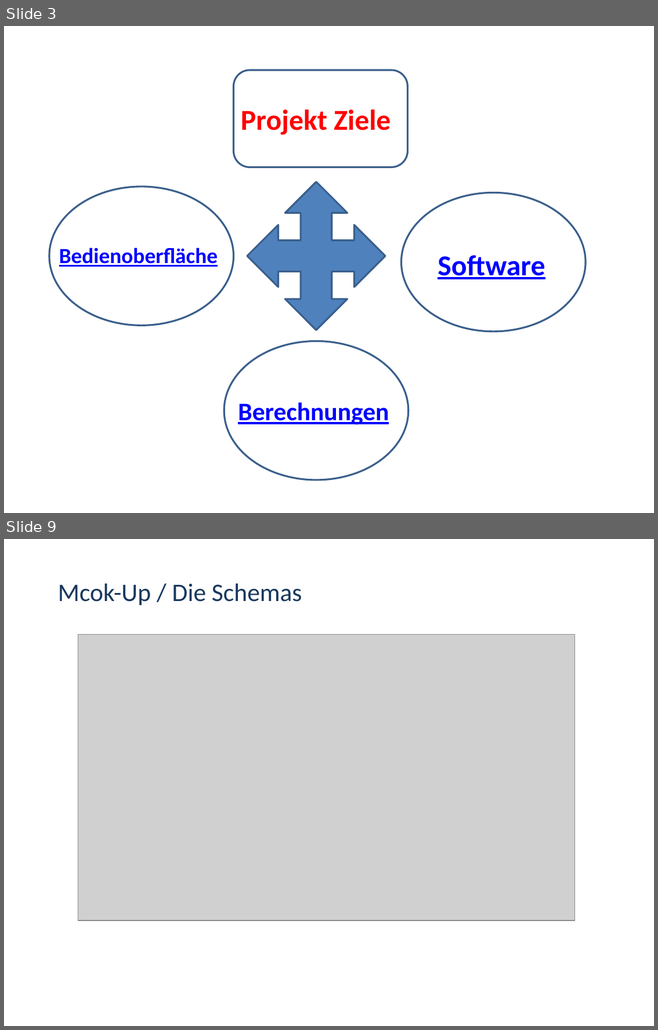
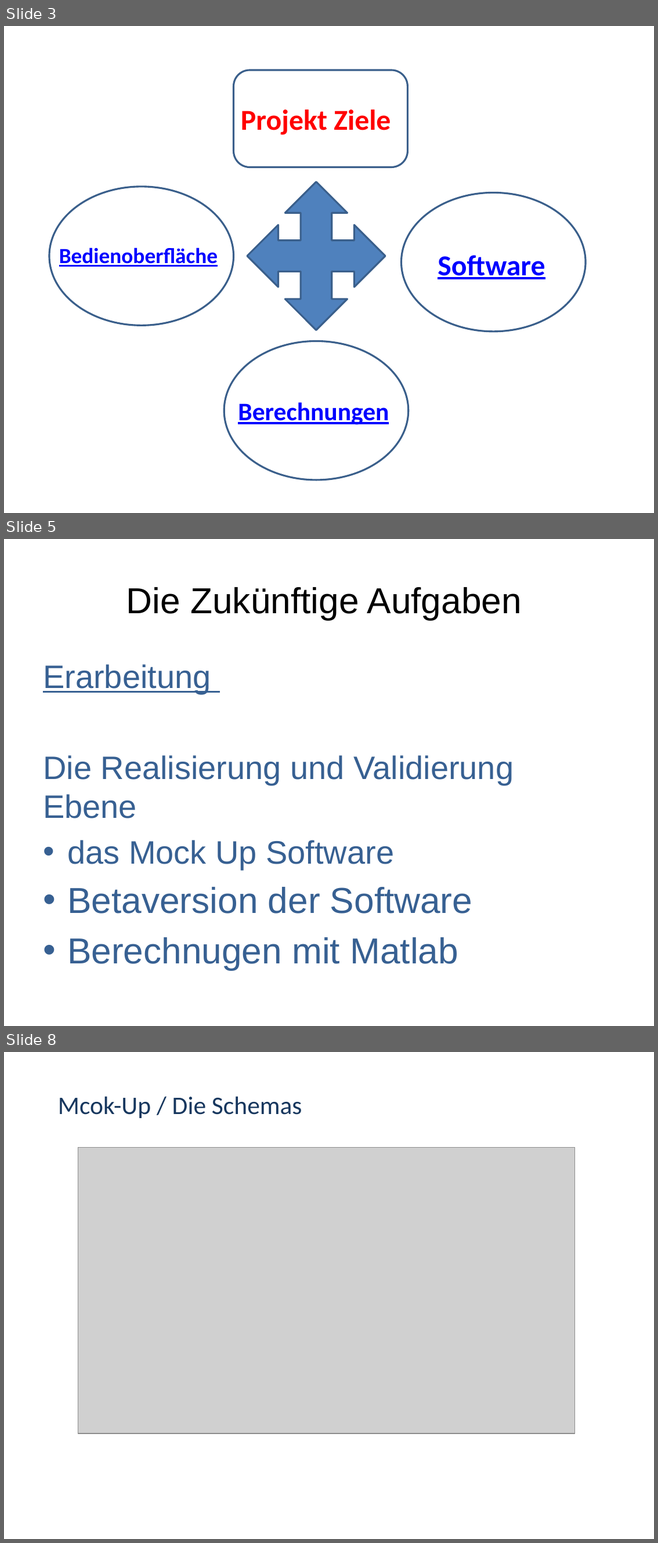
Before and after one commit to marinataborda/P2Organisation, a slide deck: ZwischenPresäntation.pptx. Shown one above the other, each under a label of ours: slides 3 and 9 before the commit, slides 3, 5 and 8 after it; the slides between them are not shown. The pictures are 658x1030 and 658x1543 pixels, drawn with LibreOffice and Linux fonts; fonts in the diff are those of the drawing; grey boxes stand for pictures. Boxes give left, top, right and bottom in pixels: in the first picture for what was removed or moved away, otherwise in the second. Text is boxed around its words. In the diff, an @@ line names an element or a change of style, - is before the commit and + after.

```diff
--- a/ZwischenPresäntation.pptx
+++ b/ZwischenPresäntation.pptx
@@ slide 5 added at (x1=4, y1=539, x2=654, y2=1026), background #FFFFFF @@
@@ title added at (x1=126, y1=587, x2=521, y2=620), 40 pt, text #000000 @@
+Die Zukünftige Aufgaben
@@ text added at (x1=43, y1=664, x2=513, y2=971), 36 pt, text #376092 @@
+Erarbeitung
+Die Realisierung und Validierung Ebene
+• das Mock Up Software
+• Betaversion der Software
+• Berechnugen mit Matlab
@@ what was slide 9 is now slide 8 @@
```
Also in this commit, not shown: 5 slides changed, 1 other slide added, 3 slides removed.
